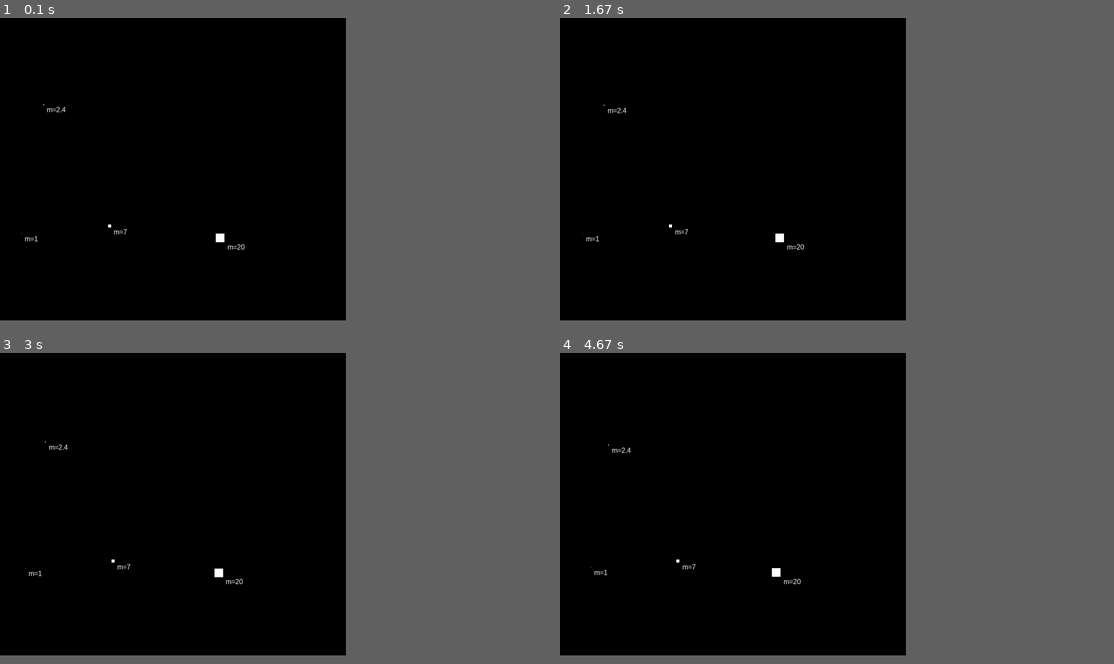
Above: before the commit, frames 1-4 (two rows, left to right).
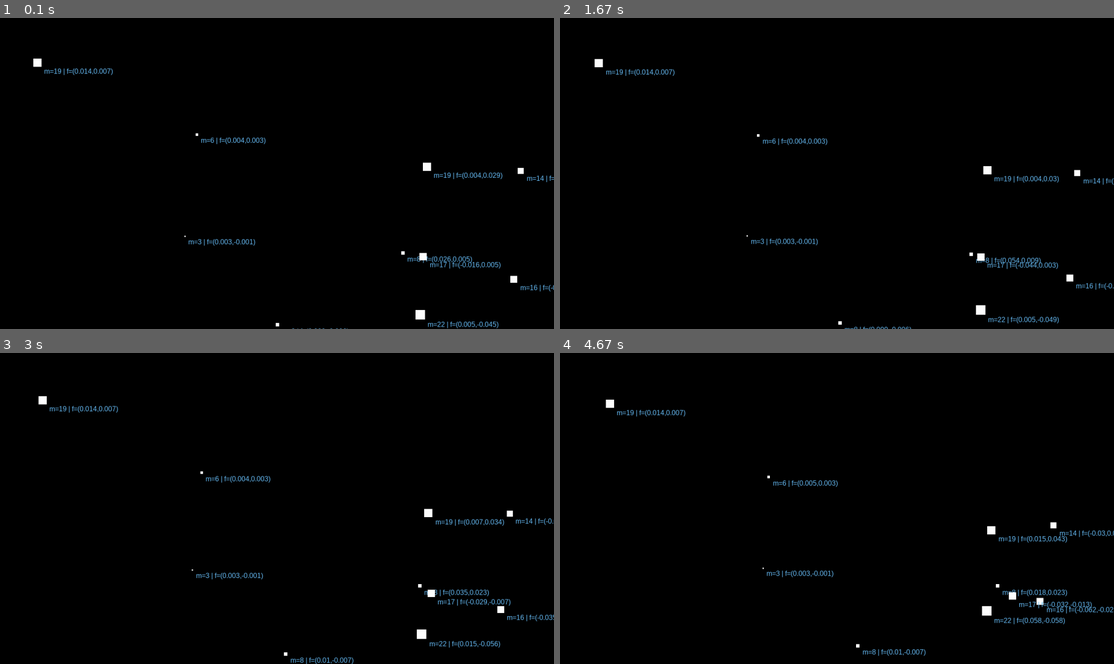
Above: after the commit, the same moments.

Repository: anishsatalkar/python_gravity_simulation_pygame
Game: pygame game, started from gravity_simulation.py
Same seed, same stepped clock (60 frames per second), same inputs: the game is played once before the commit and once after it.
Inputs:
- Up to frame 1 (0.1 s): no input
- Up to frame 2 (1.67 s): no input
- Up to frame 3 (3 s): no input
- Up to frame 4 (4.67 s): no input
In our replay, the window is 562x492 before the commit and 900x506 after it. These sizes can differ from the game's own. Grey fills any space a smaller window leaves; there, only what the larger window draws over its background counts as a difference.

The runs differ from the first frame. In frame 1, 1.3% of the frame differs, in the area x 3-100%, y 13-100%; in frame 2, 1.4%; in frame 3, 1.5%; in frame 4, 1.6%, in the area x 5-100%, y 15-98%.

Commit message:
Randomly creates n bodies assigning them random initial positions and masses.

Diff:
--- a/gravity_simulation.py
+++ b/gravity_simulation.py
@@ -1,11 +1,10 @@
 # Very simple implementation of simulation of gravity on bodies in 2D. Does not handle the case when 2 or more
 # bodies collide with each other
+import random
+import math
+import sys
+import pygame
 
-import math
-import sys, pygame
-from scipy.constants import gravitational_constant
-
-G = gravitational_constant * 100000000
 
 class Body:
     def __init__(self, pos, a, v, m):
@@ -27,29 +26,35 @@
     return fx, fy
 
 
-b1 = Body([500, 500], [0, 0], [0, 0], 20)
-b2 = Body([100, 200], [0, 0], [0, 0], 2.4)
-b3 = Body([250, 478], [0, 0], [0, 0], 7)
-b4 = Body([50, 500], [0, 0], [0, 0], 1)
+gravitational_constant = 6.67408e-11
+G = gravitational_constant * 100000000  # So that the bodies move even with less amount of weight
+NUM_OF_BODIES = 10
+WIDTH = 1280
+HEIGHT = 720
+WHITE = (255, 255, 255)
+BLACK = (0, 0, 0)
+BLUE = (109, 196, 255)
 
-bodies = [b1, b2, b3, b4]
+bodies = []
+for i in range(NUM_OF_BODIES):
+    px = random.randint(10, WIDTH - 10)
+    py = random.randint(10, HEIGHT - 10)
+    m = random.randint(1, 25)
+    bodies.append(Body([px, py], [0, 0], [0, 0], m))
 
 pygame.init()
 
-size = width, height = 800, 700
-black = 0, 0, 0
+size = WIDTH, HEIGHT
 
 screen = pygame.display.set_mode(size)
 
-white = (255, 255, 255)
-
 font = pygame.font.SysFont('Arial', 16)
 
-text = font.render('0', True, white)
+text = font.render('0', True, BLUE)
 textRect = text.get_rect()
 
 while 1:
-    screen.fill(black)
+    screen.fill(BLACK)
     for event in pygame.event.get():
         if event.type == pygame.QUIT: sys.exit()
 
@@ -77,14 +82,13 @@
         pos_a[0] = pos_a[0] + body_a.v[0]
         pos_a[1] = pos_a[1] + body_a.v[1]
 
-        text_str = 'm=' + str(m_a)
-
-        # Use this text_str to display the x and y components of forces acting on that body
-        # text_str = 'm=' + str(m_a) + ' , f=' + str(fx_total.__round__(3)) + ' , ' + str(fy_total.__round__(3))
+        mass_text = 'm={0}'.format(m_a)
+        force_text = 'f=({0},{1})'.format(fx_total.__round__(3), fy_total.__round__(3))
+        text_str = mass_text + ' | ' + force_text
 
         body_a_size = body_a.size
 
-        text = font.render(text_str, True, white)
+        text = font.render(text_str, True, BLUE)
         textRect.center = (
             pos_a[0] + body_a_size[0] + 10, pos_a[1] + body_a_size[1] + 10)
 
